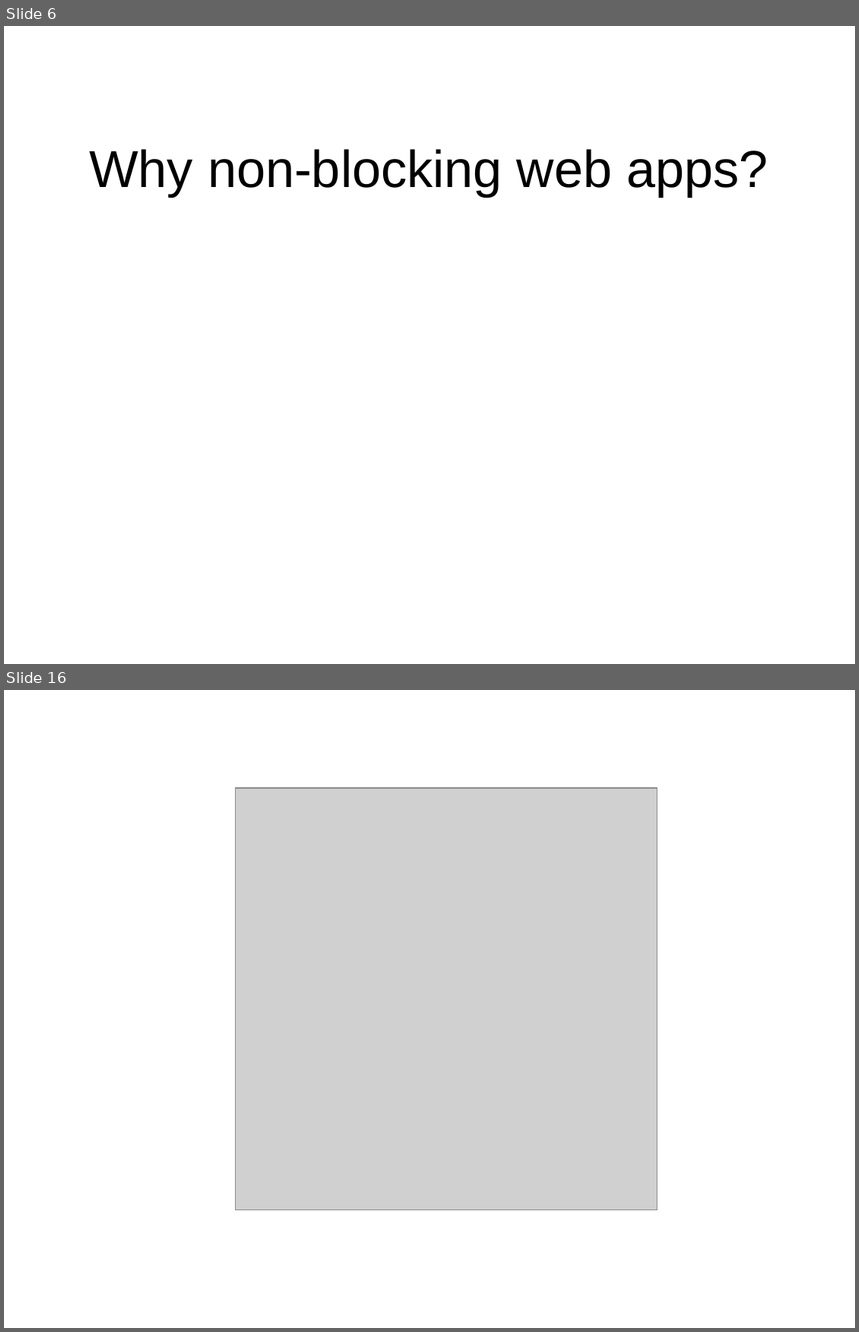
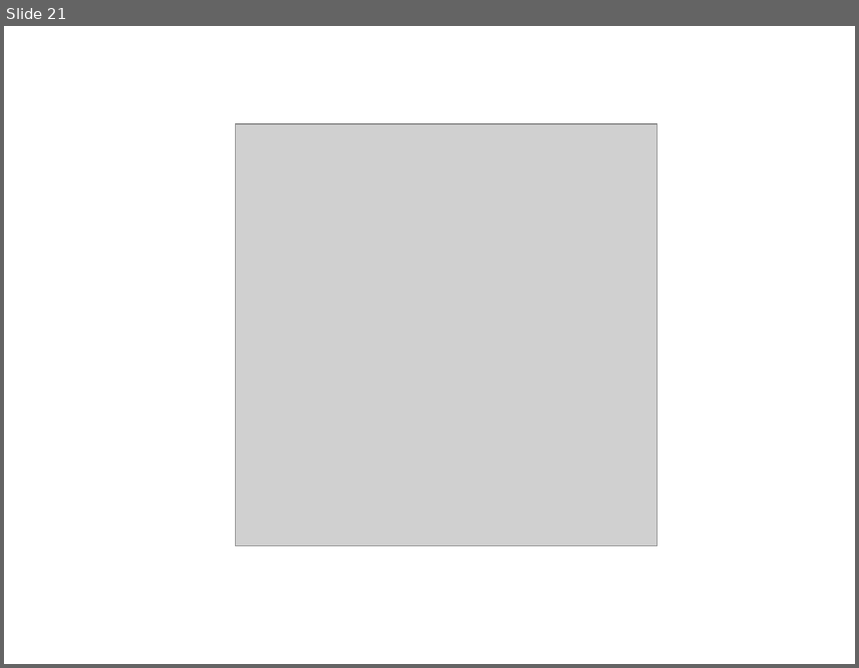
Before and after one commit to oscarrenalias/wjax-2012-play-async-apps, a slide deck: presentation/Asynchronous web apps with Play Framework 2.0.potx. Shown one above the other, each under a label of ours: slides 6 and 16 before the commit, slide 21 after it; the slides between them are not shown. The pictures are 859x1332 and 859x668 pixels, drawn with LibreOffice and Linux fonts; fonts in the diff are those of the drawing; grey boxes stand for pictures; background and template pictures are left out. Boxes give left, top, right and bottom in pixels: in the first picture for what was removed or moved away, otherwise in the second. Text is boxed around its words. In the diff, an @@ line names an element or a change of style, - is before the commit and + after.

```diff
--- a/presentation/Asynchronous web apps with Play Framework 2.0.potx
+++ b/presentation/Asynchronous web apps with Play Framework 2.0.potx
@@ slide 6 removed at (4,26,855,664), background picture (left out) @@
@@ title removed at (89,149,768,196) @@
-Why non-blocking web apps?
@@ what was slide 16 is now slide 21 @@
```
Also in this commit, not shown: 9 slides changed, 10 slides added, 4 other slides removed.
